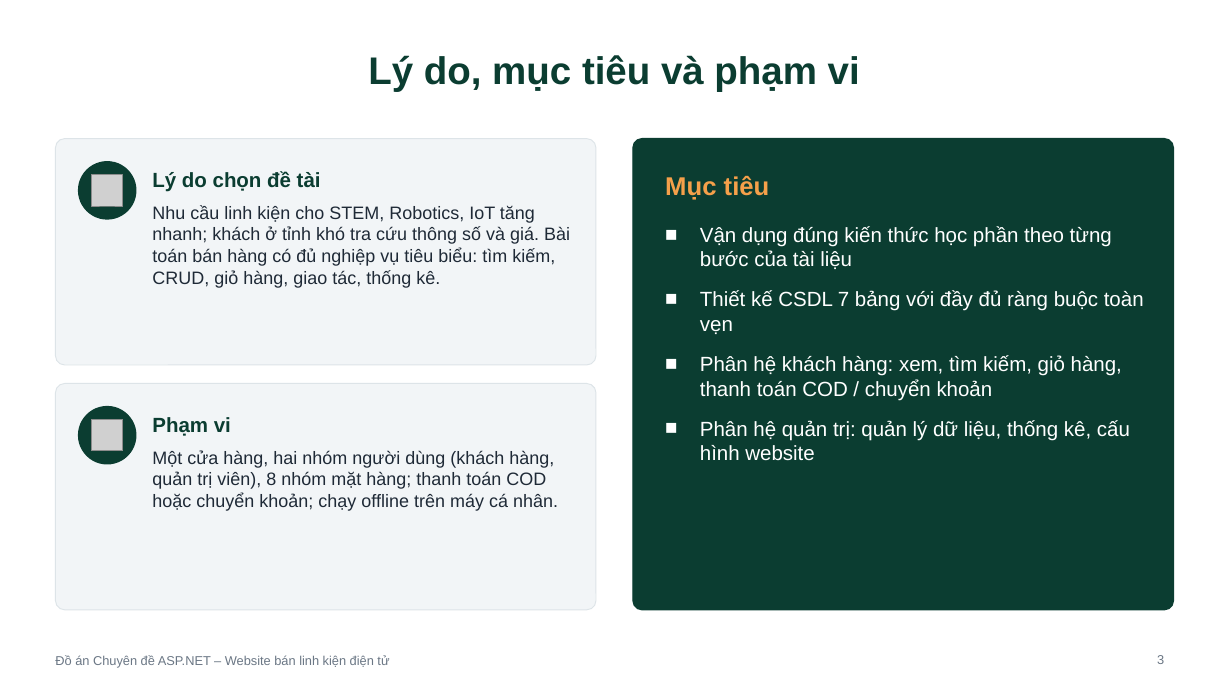
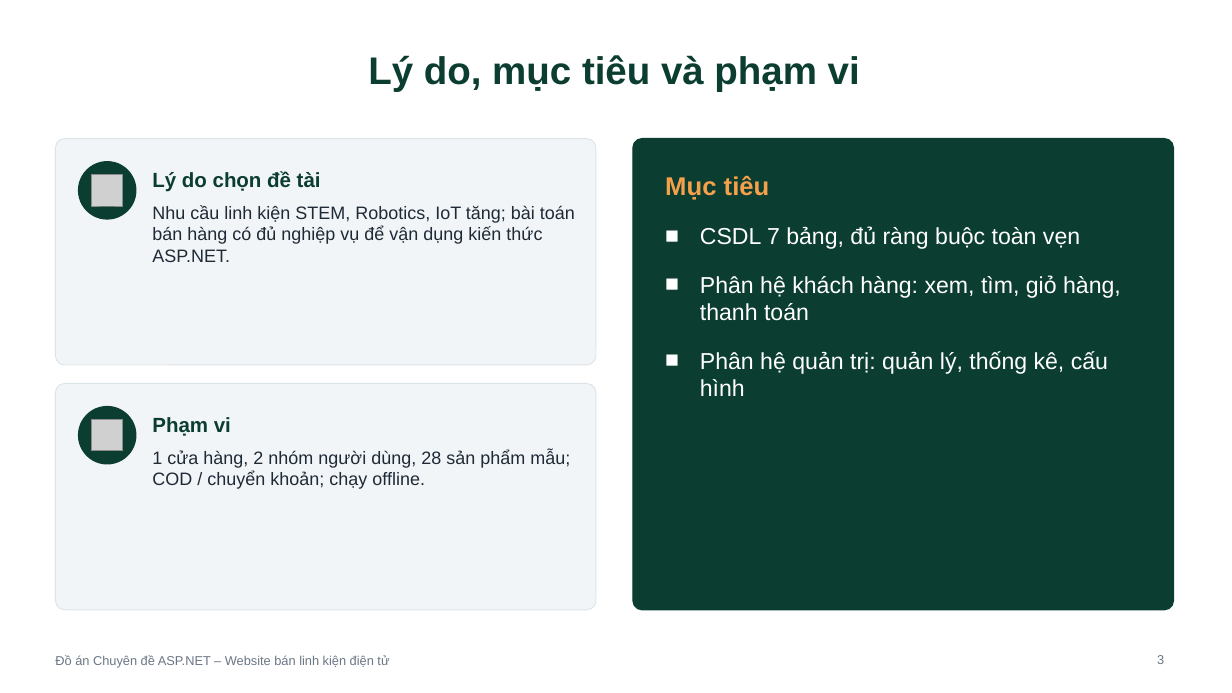
Before and after one commit to btduy10/ASPNET, a slide deck: slide 3 of thesis/abs/TrinhChieu_WebsiteBanLinhKien.pptx. Drawn at 1232x693 pixels with LibreOffice and Linux fonts; fonts in the diff are those of the drawing; grey boxes stand for pictures. Boxes give left, top, right and bottom in pixels: in the first picture for what was removed or moved away, otherwise in the second. Text is boxed around its words. In the diff, an @@ line names an element or a change of style, - is before the commit and + after.

```diff
--- a/thesis/abs/TrinhChieu_WebsiteBanLinhKien.pptx
+++ b/thesis/abs/TrinhChieu_WebsiteBanLinhKien.pptx
@@ text at <box>152,205,575,262</box>: text changed @@
-Nhu cầu linh kiện cho STEM, Robotics, IoT tăng nhanh; khách ở tỉnh khó tra cứu thông số và giá. Bài toán bán hàng có đủ nghiệp vụ tiêu biểu: tìm kiếm, CRUD, giỏ hàng, giao tác, thống kê.
+Nhu cầu linh kiện STEM, Robotics, IoT tăng; bài toán bán hàng có đủ nghiệp vụ để vận dụng kiến thức ASP.NET.
@@ text at <box>700,226,1121,396</box>: text changed; size 16 to 18 pt @@
-■ Vận dụng đúng kiến thức học phần theo từng bước của tài liệu
-■ Thiết kế CSDL 7 bảng với đầy đủ ràng buộc toàn vẹn
-■ Phân hệ khách hàng: xem, tìm kiếm, giỏ hàng, thanh toán COD / chuyển khoản
-■ Phân hệ quản trị: quản lý dữ liệu, thống kê, cấu hình website
+■ CSDL 7 bảng, đủ ràng buộc toàn vẹn
+■ Phân hệ khách hàng: xem, tìm, giỏ hàng, thanh toán
+■ Phân hệ quản trị: quản lý, thống kê, cấu hình
@@ text at <box>152,450,570,489</box>: text changed @@
-Một cửa hàng, hai nhóm người dùng (khách hàng, quản trị viên), 8 nhóm mặt hàng; thanh toán COD hoặc chuyển khoản; chạy offline trên máy cá nhân.
+1 cửa hàng, 2 nhóm người dùng, 28 sản phẩm mẫu; COD / chuyển khoản; chạy offline.
```
Also in this commit, not shown: 4 other slides changed, 2 slides added, 5 slides removed.
